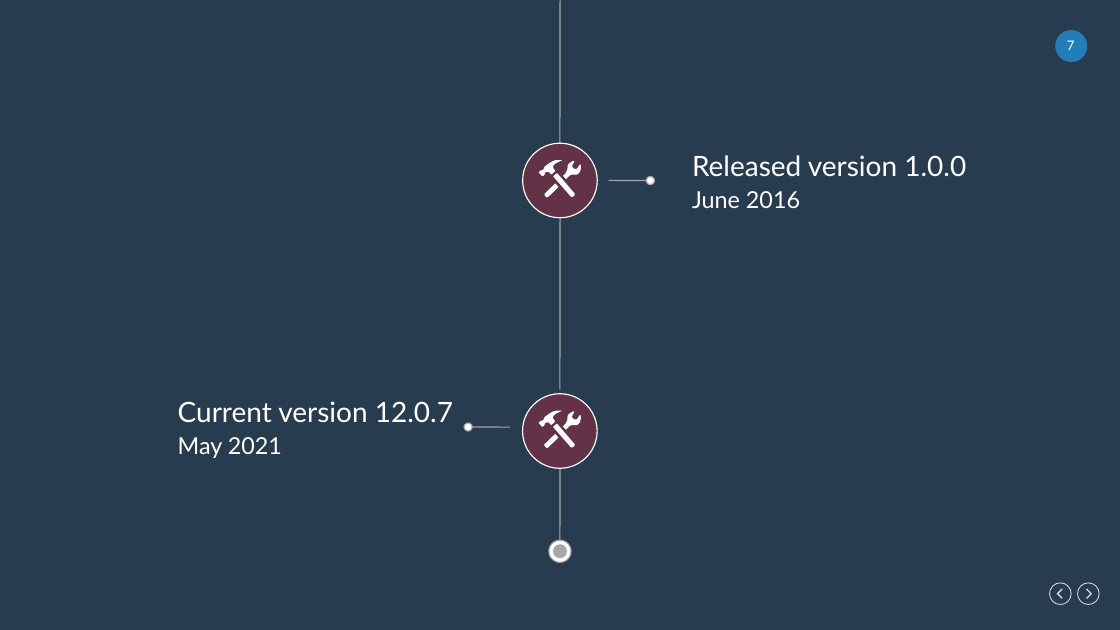
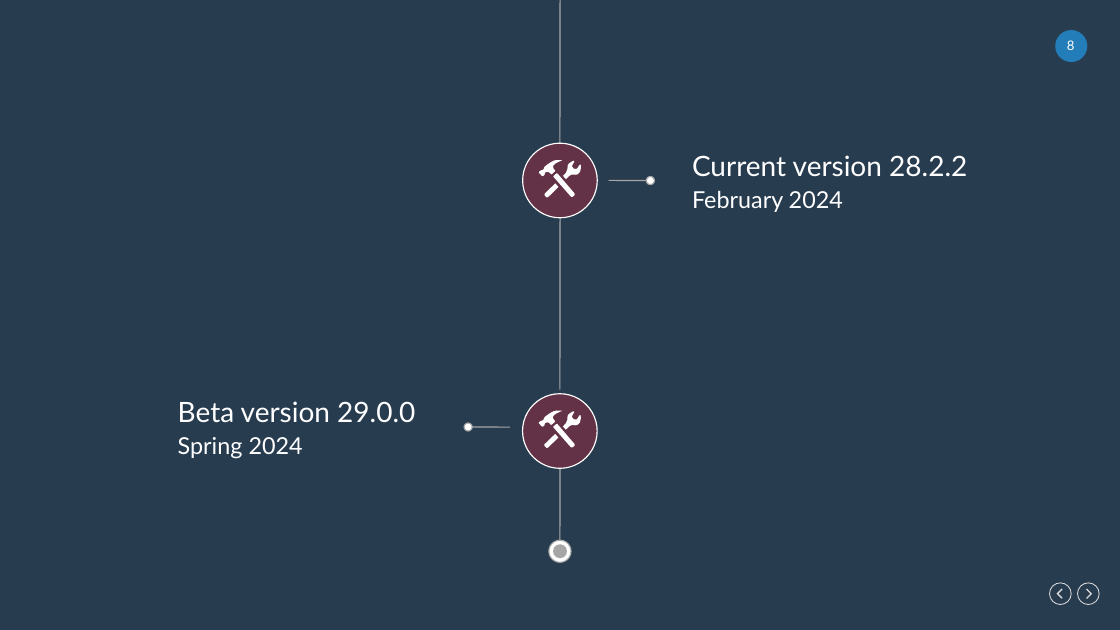
Before and after one commit to cwoodruff/electron_demos, a slide deck: slide 8 of Electron Desktop Development for Web Developers.pptx (slide 7 before the commit). Drawn at 1120x630 pixels with LibreOffice and Linux fonts; fonts in the diff are those of the drawing. Boxes give left, top, right and bottom in pixels: in the first picture for what was removed or moved away, otherwise in the second. Text is boxed around its words. In the diff, an @@ line names an element or a change of style, - is before the commit and + after.

```diff
--- a/Electron Desktop Development for Web Developers.pptx
+++ b/Electron Desktop Development for Web Developers.pptx
@@ page number at [1067,40,1075,50]: text changed @@
-7
+8
@@ text at [692,155,967,177]: text changed @@
-Released version 1.0.0
+Current version 28.2.2
@@ text at [692,191,843,212]: text changed @@
-June 2016
+February 2024
@@ text at [178,401,415,423]: text changed @@
-Current version 12.0.7
+Beta version 29.0.0
@@ text at [178,437,303,459]: text changed @@
-May 2021
+Spring 2024
```
Also in this commit, not shown: 7 other slides changed, 1 slide added.
